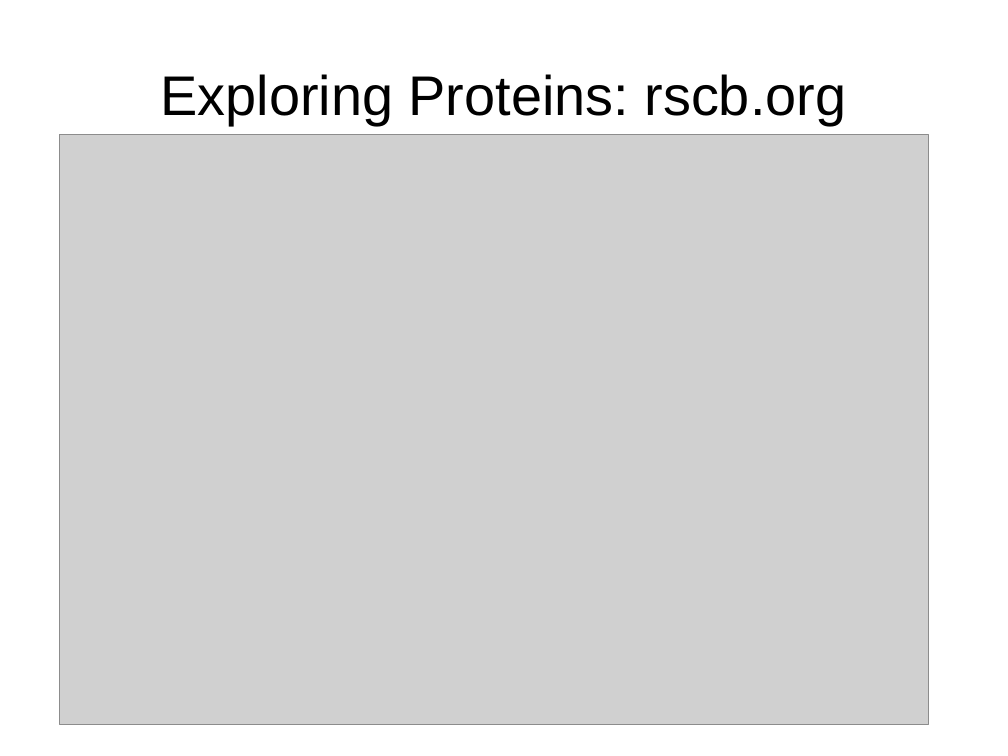
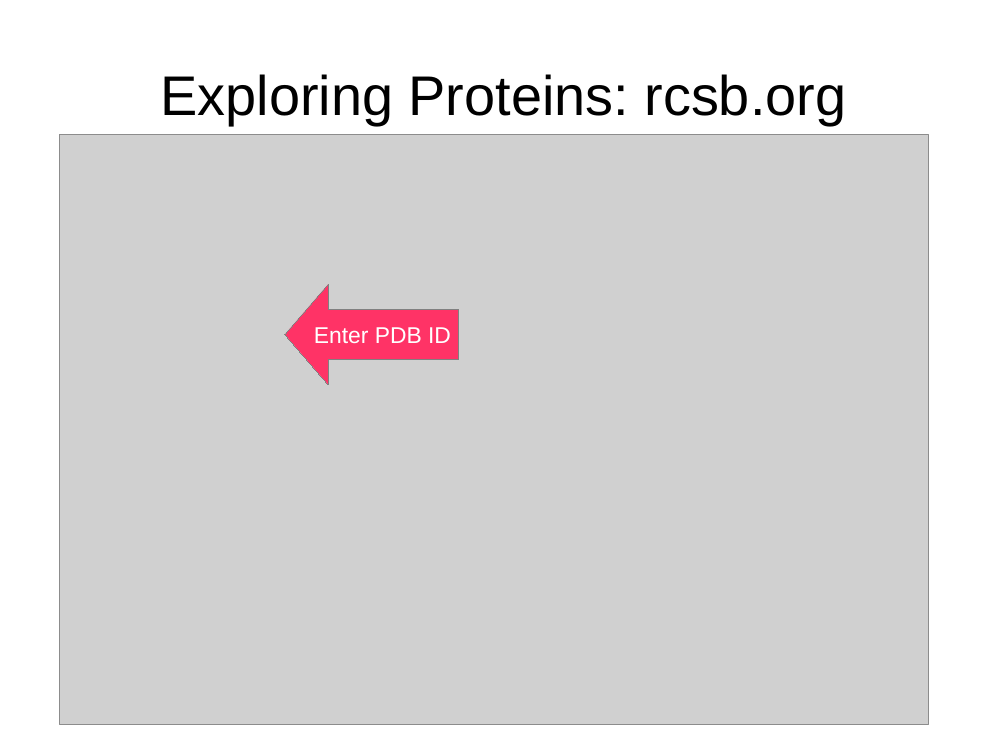
Before and after one commit to ubccr/hsws, a slide deck: slide 32 of slides/project-intro.odp (slide 30 before the commit). Drawn at 1008x756 pixels with LibreOffice and Linux fonts; fonts in the diff are those of the drawing; grey boxes stand for pictures. Boxes give left, top, right and bottom in pixels: in the first picture for what was removed or moved away, otherwise in the second. Text is boxed around its words. In the diff, an @@ line names an element or a change of style, - is before the commit and + after.

```diff
--- a/slides/project-intro.odp
+++ b/slides/project-intro.odp
@@ title at bbox=[160, 74, 846, 125]: text changed @@
-Exploring Proteins: rscb.org
+Exploring Proteins: rcsb.org
@@ right arrow added at bbox=[285, 284, 459, 385], fill #FF3366, outline #808080 0 pt, 18 pt, text #FFFFFF @@
+Enter PDB ID
```
Also in this commit, not shown: 6 other slides changed, 3 slides added, 2 slides removed, 1 other file.
